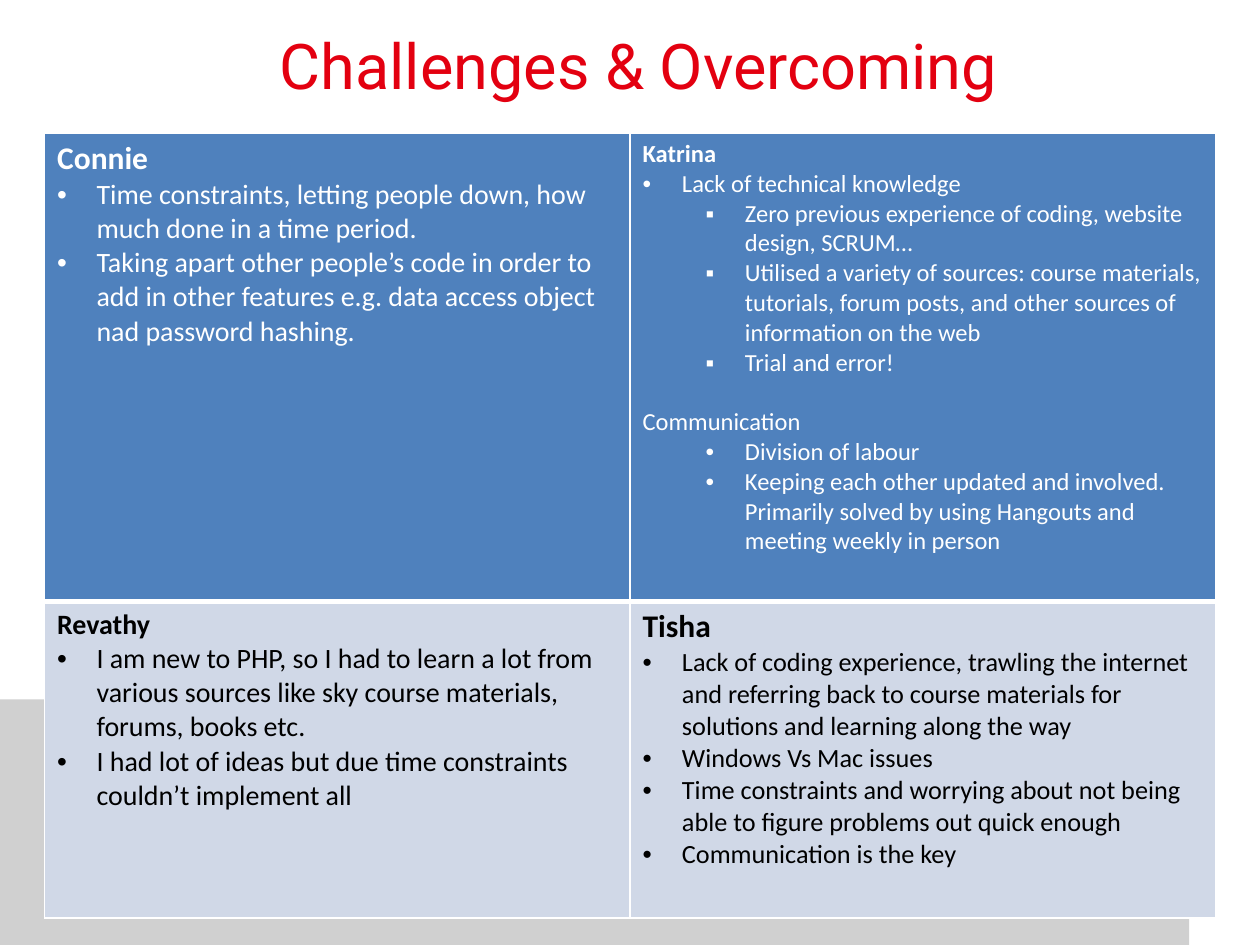
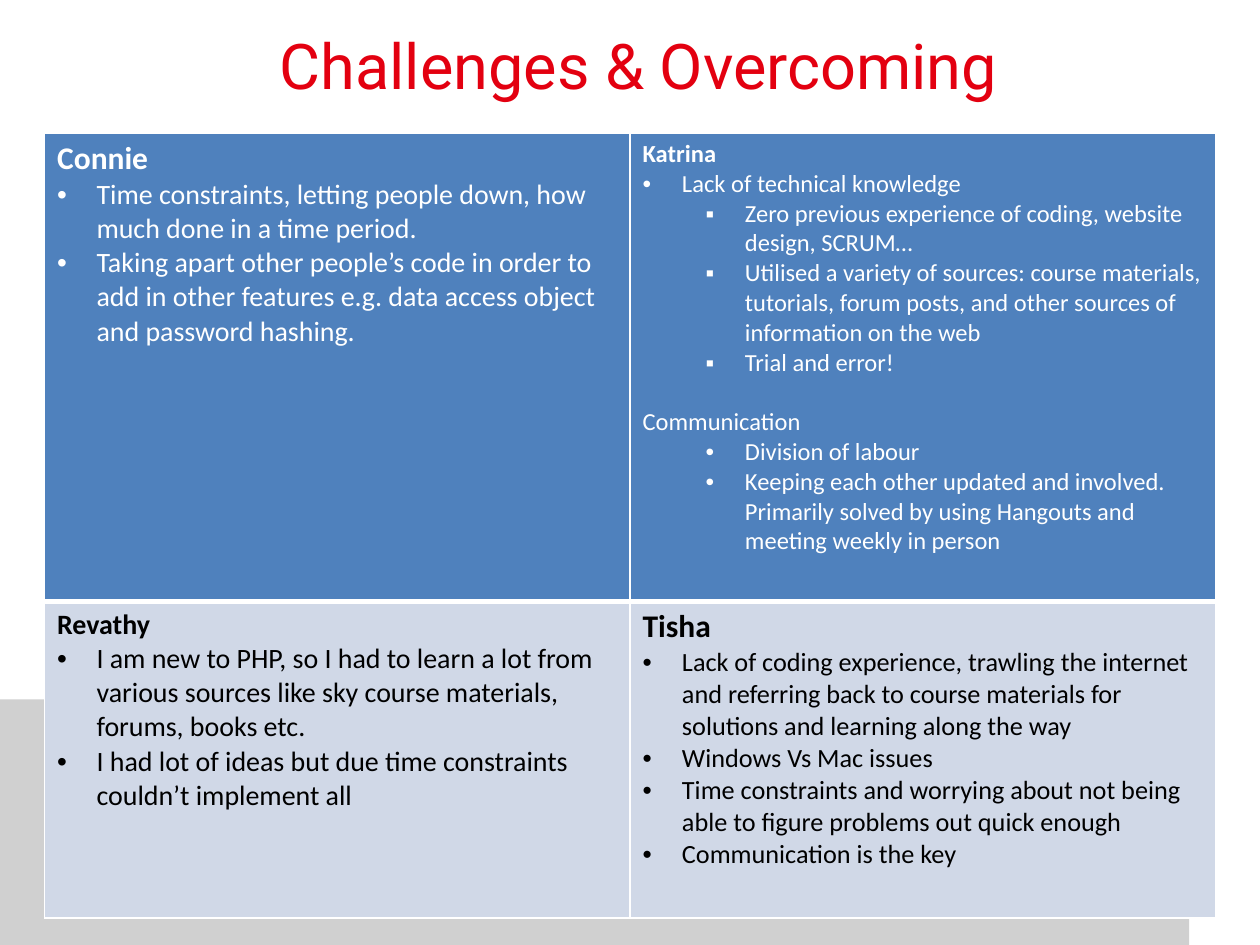
Before and after one commit to revathybharath/miniproject, a slide deck: slide 12 of DevelopHers_Final.pptx. Drawn at 1260x945 pixels with LibreOffice and Linux fonts; fonts in the diff are those of the drawing; grey boxes stand for pictures. Boxes give left, top, right and bottom in pixels: in the first picture for what was removed or moved away, otherwise in the second. Text is boxed around its words. In the diff, an @@ line names an element or a change of style, - is before the commit and + after.

Commit message:
Uploaded the PPT Slides with few changes.

```diff
--- a/DevelopHers_Final.pptx
+++ b/DevelopHers_Final.pptx
@@ table at (44,132,1216,911) @@
-row 1, column 1: Connie / Time constraints, letting people down, how much done in a time period. / Taking apart other people’s code in order to add in other features e.g. data access object nad password hashing.
+row 1, column 1: Connie / Time constraints, letting people down, how much done in a time period. / Taking apart other people’s code in order to add in other features e.g. data access object and password hashing.
```
Also in this commit, not shown: 1 other slide changed.
